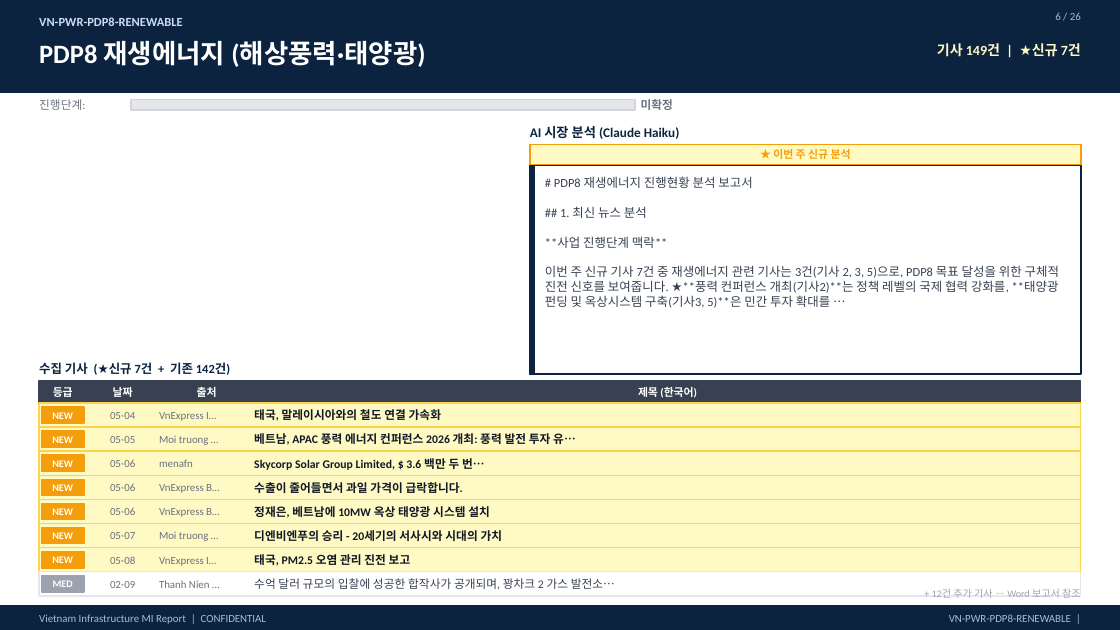
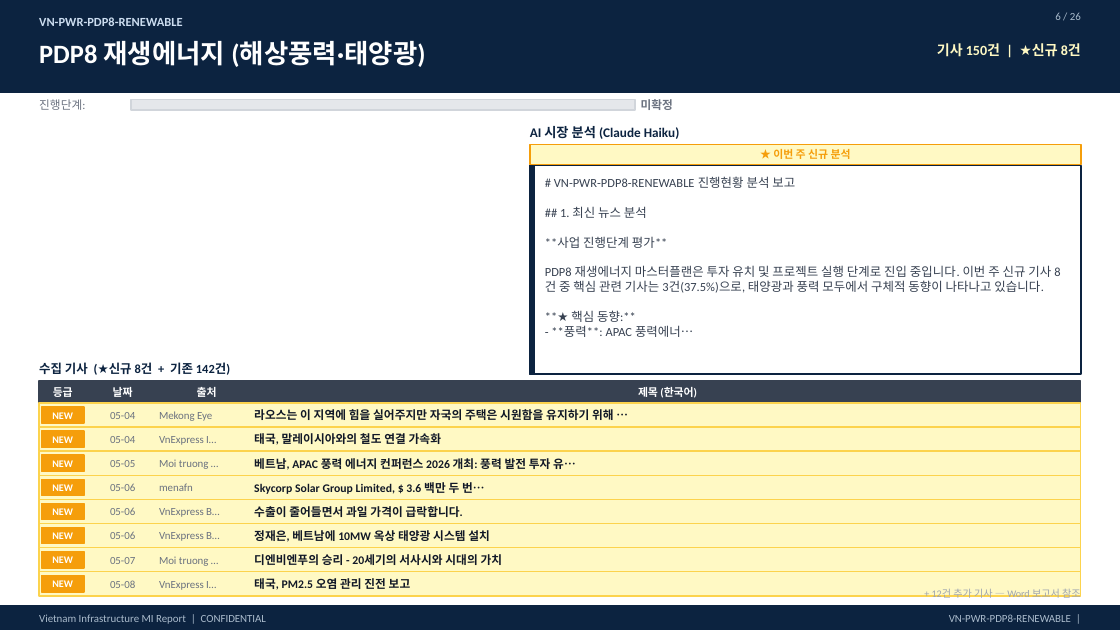
Before and after one commit to hms4792/vietnam-infra-news, a slide deck: slide 6 of docs/reports/VN_Infra_MI_Weekly_Report_20260509.pptx. Drawn at 1120x630 pixels with LibreOffice and Linux fonts; fonts in the diff are those of the drawing. Boxes give left, top, right and bottom in pixels: in the first picture for what was removed or moved away, otherwise in the second. Text is boxed around its words. In the diff, an @@ line names an element or a change of style, - is before the commit and + after.

```diff
--- a/docs/reports/VN_Infra_MI_Weekly_Report_20260509.pptx
+++ b/docs/reports/VN_Infra_MI_Weekly_Report_20260509.pptx
@@ text at (937, 43, 1081, 57): text changed @@
-기사 149건 | ★신규 7건
+기사 150건 | ★신규 8건
@@ text at (554, 176, 795, 188): text changed @@
-# PDP8 재생에너지 진행현황 분석 보고서
+# VN-PWR-PDP8-RENEWABLE 진행현황 분석 보고
@@ text at (545, 236, 1051, 337): text changed @@
-**사업 진행단계 맥락**
-이번 주 신규 기사 7건 중 재생에너지 관련 기사는 3건(기사 2, 3, 5)으로, PDP8 목표 달성을 위한 구체적 진전 신호를 보여줍니다. ★**풍력 컨퍼런스 개최(기사2)**는 정책 레벨의 국제 협력 강화를, **태양광 펀딩 및 옥상시스템 구축(기사3, 5)**은 민간 투자 확대를 …
+**사업 진행단계 평가**
+PDP8 재생에너지 마스터플랜은 투자 유치 및 프로젝트 실행 단계로 진입 중입니다. 이번 주 신규 기사 8건 중 핵심 관련 기사는 3건(37.5%)으로, 태양광과 풍력 모두에서 구체적 동향이 나타나고 있습니다.
+**★ 핵심 동향:**
+- **풍력**: APAC 풍력에너…
@@ text at (39, 362, 230, 375): text changed @@
-수집 기사 (★신규 7건 + 기존 142건)
+수집 기사 (★신규 8건 + 기존 142건)
@@ text added at (159, 411, 212, 421), 7 pt, text #6B7280 @@
+Mekong Eye
@@ text added at (254, 409, 614, 420), 7.5 pt, text #111827, bold @@
+라오스는 이 지역에 힘을 실어주지만 자국의 주택은 시원함을 유지하기 위해 …
@@ text at (110, 436, 135, 443): text changed @@
-05-05
+05-04
@@ text at (110, 460, 135, 467): text changed @@
-05-06
+05-05
@@ text at (110, 531, 135, 539): text changed @@
-05-07
+05-06
@@ text "VnExpress B…": place and size @@
-text "VnExpress B…" at (159, 484, 219, 493)
+text "VnExpress B…" at (159, 532, 219, 541)
@@ text at (110, 557, 135, 564): text changed @@
-05-08
+05-07
@@ rectangle at (39, 572, 1081, 596): fill #FFFFFF to #FFF9C4; outline #E5E7EB 1 pt to #FCD34D 1 pt @@
@@ rectangle at (41, 576, 84, 591): fill #9CA3AF to #F59E0B; outline #9CA3AF 1 pt to #F59E0B 1 pt @@
@@ text at (52, 580, 73, 587): text changed @@
-MED
+NEW
@@ text at (110, 580, 135, 588): text changed @@
-02-09
+05-08
@@ text removed at (159, 580, 210, 588) @@
-Thanh Nien …
@@ 12 texts: place and size @@
-12 texts at (159, 409, 576, 566)
+12 texts at (159, 433, 576, 590)
@@ text removed at (254, 578, 615, 589) @@
-수억 달러 규모의 입찰에 성공한 합작사가 공개되며, 꽝차크 2 가스 발전소…
```
Also in this commit, not shown: 18 other slides changed, 6 other files.
